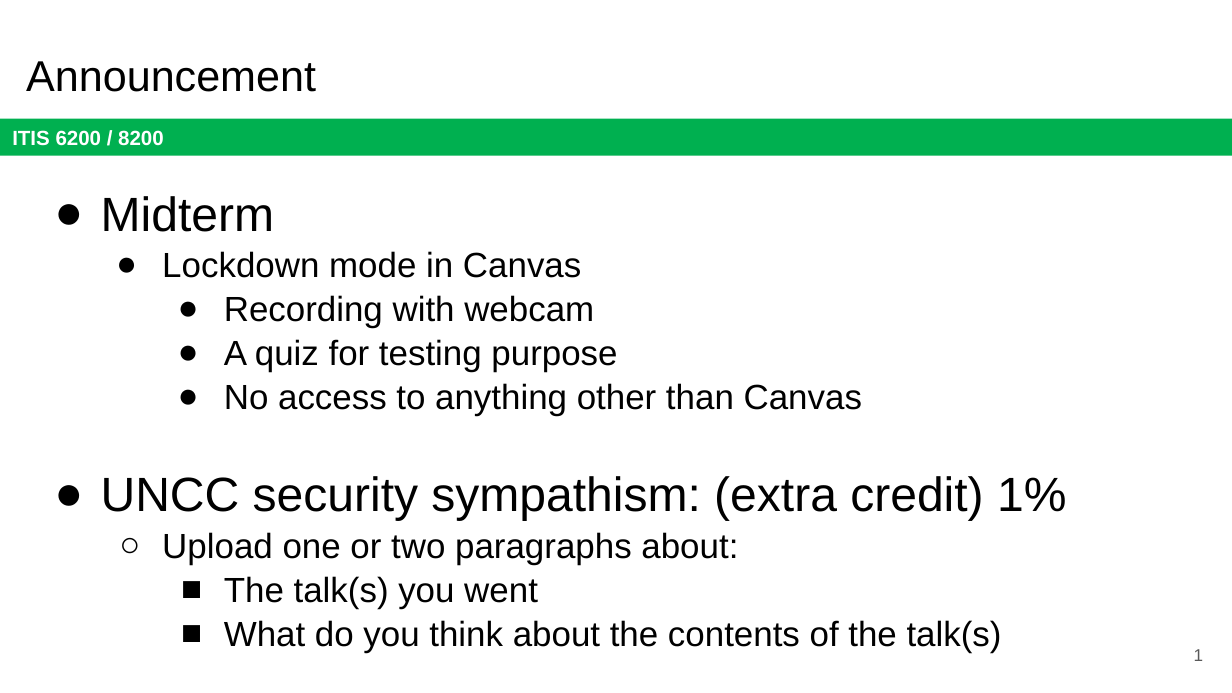
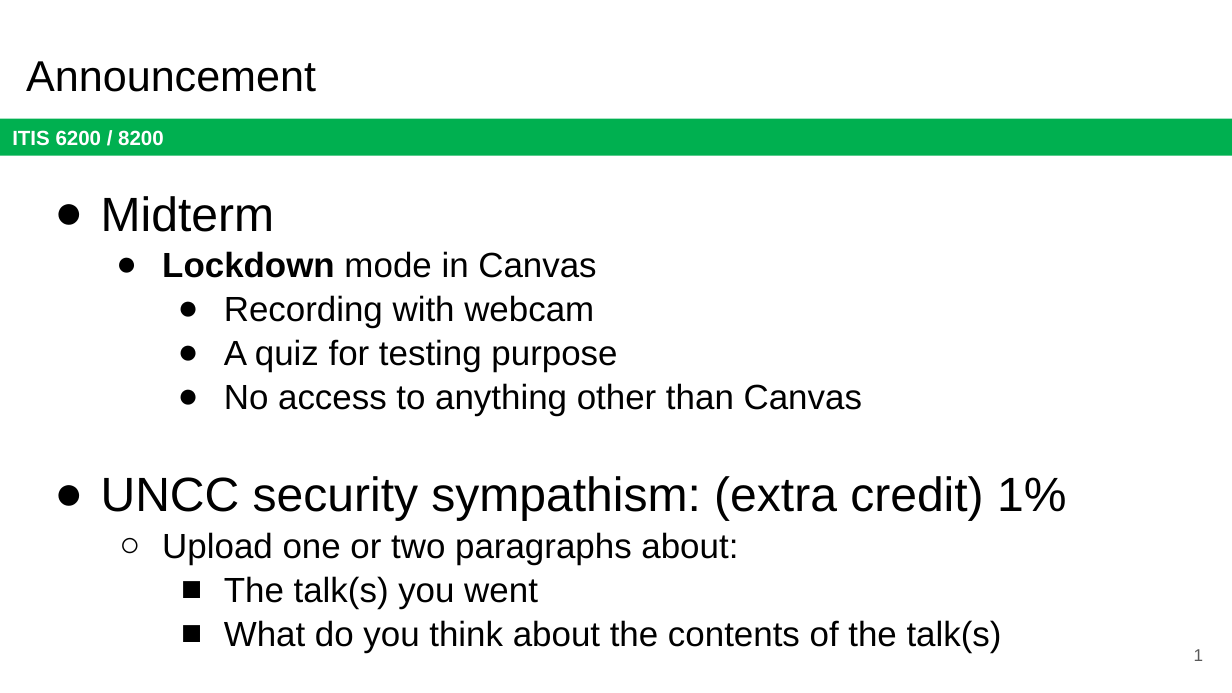
Before and after one commit to jx5c/github.io, a slide deck: slide 1 of teaching/ITIS6200/2023fa/lectures/Properties, policies, and mechanisms.pptx. Drawn at 1232x693 pixels with LibreOffice and Linux fonts; fonts in the diff are those of the drawing. Boxes give left, top, right and bottom in pixels: in the first picture for what was removed or moved away, otherwise in the second. Text is boxed around its words. In the diff, an @@ line names an element or a change of style, - is before the commit and + after.

```diff
--- a/teaching/ITIS6200/2023fa/lectures/Properties, policies, and mechanisms.pptx
+++ b/teaching/ITIS6200/2023fa/lectures/Properties, policies, and mechanisms.pptx
@@ text at (162, 251, 596, 278): bold on in "Lockdown" @@
```
Also in this commit, not shown: 1 other file.
